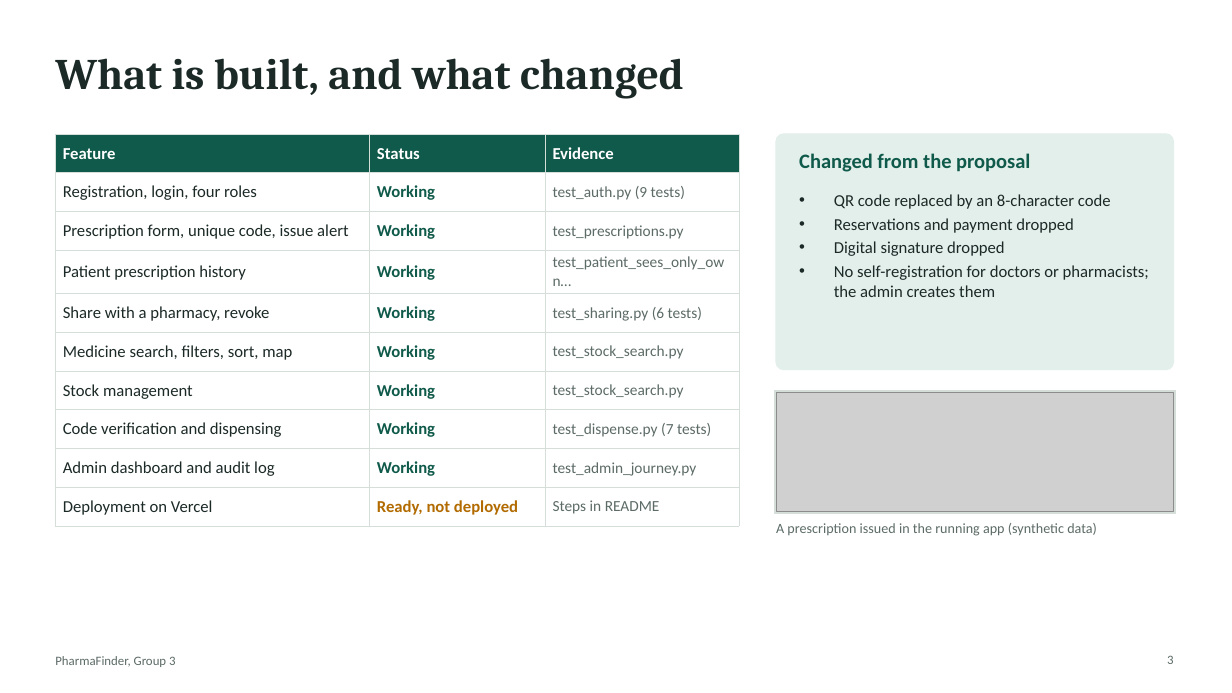
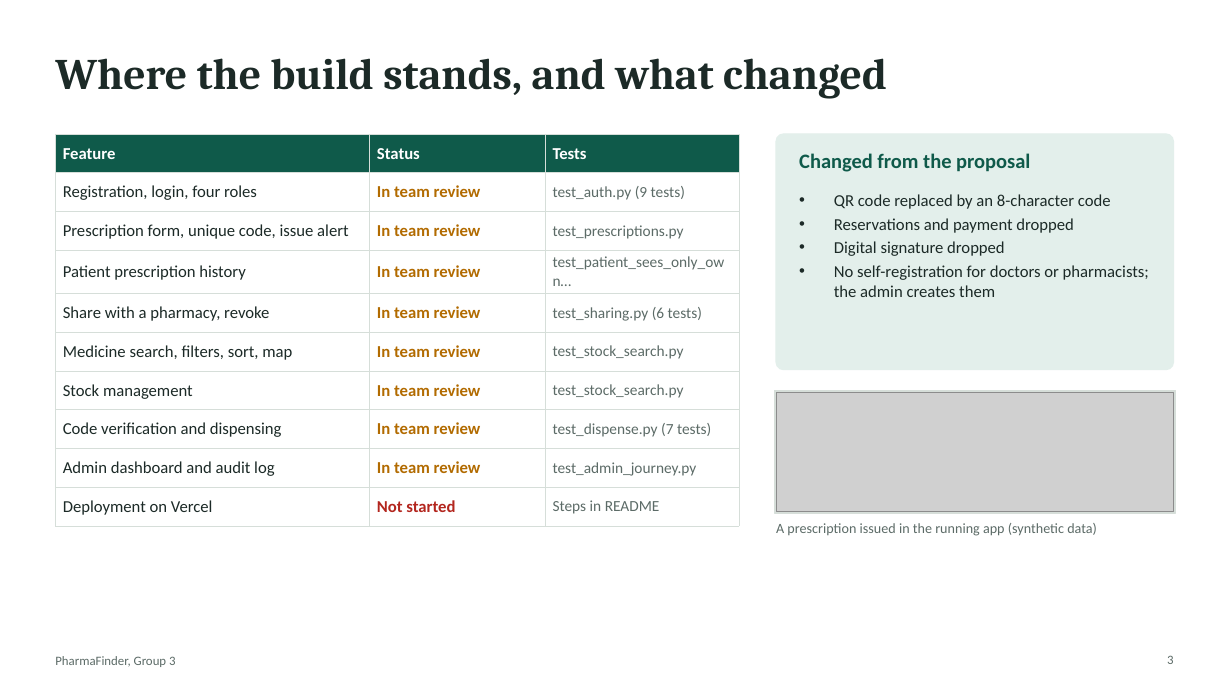
Before and after one commit to EMANU02004/Pharma, a slide deck: slide 3 of docs/presentation/PharmaFinder_Technical_Presentation.pptx. Drawn at 1232x693 pixels with LibreOffice and Linux fonts; fonts in the diff are those of the drawing; grey boxes stand for pictures. Boxes give left, top, right and bottom in pixels: in the first picture for what was removed or moved away, otherwise in the second. Text is boxed around its words. In the diff, an @@ line names an element or a change of style, - is before the commit and + after.

```diff
--- a/docs/presentation/PharmaFinder_Technical_Presentation.pptx
+++ b/docs/presentation/PharmaFinder_Technical_Presentation.pptx
@@ title at [55, 58, 887, 99]: text changed @@
-What is built, and what changed
+Where the build stands, and what changed
@@ table at [55, 134, 739, 519] @@
-row 1, column 3: Evidence
+row 1, column 3: Tests
-row 2, column 2: Working
+row 2, column 2: In team review
-row 3, column 2: Working
+row 3, column 2: In team review
-row 4, column 2: Working
+row 4, column 2: In team review
-row 5, column 2: Working
+row 5, column 2: In team review
-row 6, column 2: Working
+row 6, column 2: In team review
-row 7, column 2: Working
+row 7, column 2: In team review
-row 8, column 2: Working
+row 8, column 2: In team review
-row 9, column 2: Working
+row 9, column 2: In team review
-row 10, column 2: Ready, not deployed
+row 10, column 2: Not started
```
Also in this commit, not shown: 2 other slides changed, 2 other files.
